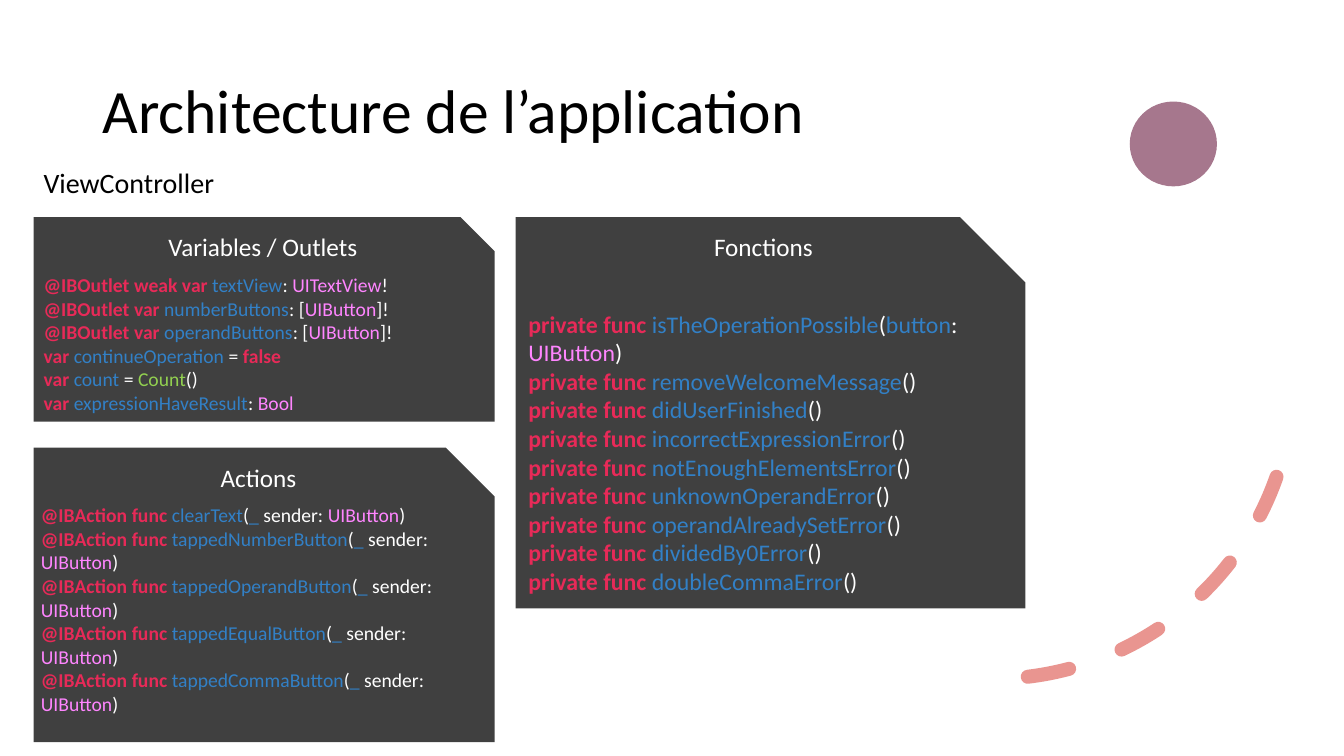
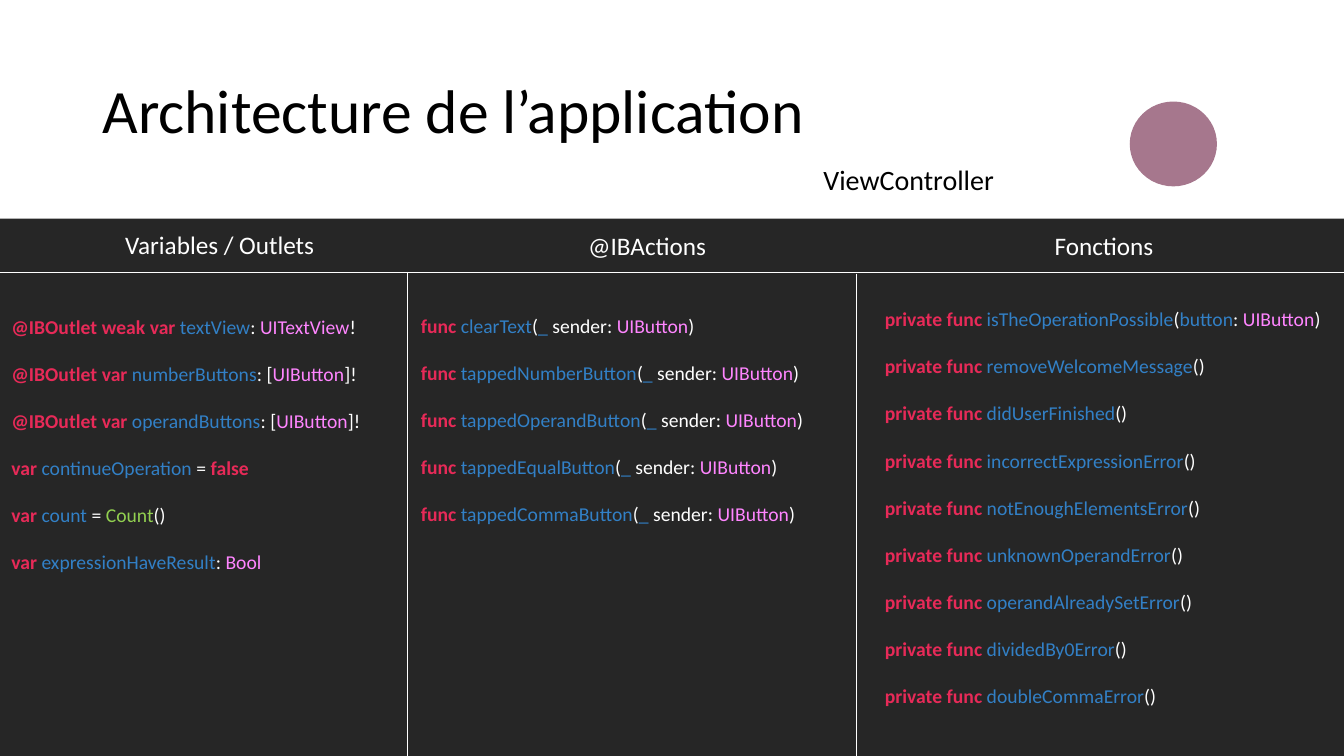
Before and after one commit to MickaeliOS/OpenClassrooms-P5-CountOnMe, a slide deck: slide 5 of Horn_Mickael_2_presentation_022122.pptx. Drawn at 1344x756 pixels with LibreOffice and Linux fonts; fonts in the diff are those of the drawing. Boxes give left, top, right and bottom in pixels: in the first picture for what was removed or moved away, otherwise in the second. Text is boxed around its words. In the diff, an @@ line names an element or a change of style, - is before the commit and + after.

```diff
--- a/Horn_Mickael_2_presentation_022122.pptx
+++ b/Horn_Mickael_2_presentation_022122.pptx
@@ text "ViewController": place and size @@
-text "ViewController" at (44,173,214,194)
+text "ViewController" at (823,170,993,191)
@@ rectangle added at (0,219,1344,756), fill #262626 @@
@@ snip rect removed at (33,218,494,422) @@
@@ text "Variables / Outlets": place and size @@
-text "Variables / Outlets" at (168,238,357,256)
+text "Variables / Outlets" at (125,236,314,254)
@@ snip rect removed at (516,218,1026,609) @@
@@ text added at (588,237,706,258), 18 pt, text #FFFFFF @@
+@IBActions
@@ text "Fonctions": place and size @@
-text "Fonctions" at (714,238,813,256)
+text "Fonctions" at (1055,237,1154,255)
@@ line added from (0, 272) to (1344, 272), #FFFFFF 0.5 pt @@
@@ line added from (407, 272) to (407, 756), #FFFFFF 0.5 pt @@
@@ line added from (857, 273) to (857, 756), #FFFFFF 0.5 pt @@
@@ text "@IBOutlet weak var textView: UITextView!" rewrapped from (44,278,392,413) to (11,320,360,572) @@
@@ text at (421,319,803,524): text changed @@
-@IBAction func clearText(_ sender: UIButton)
-@IBAction func tappedNumberButton(_ sender: UIButton)
-@IBAction func tappedOperandButton(_ sender: UIButton)
-@IBAction func tappedEqualButton(_ sender: UIButton)
-@IBAction func tappedCommaButton(_ sender: UIButton)
+func clearText(_ sender: UIButton)
+func tappedNumberButton(_ sender: UIButton)
+func tappedOperandButton(_ sender: UIButton)
+func tappedEqualButton(_ sender: UIButton)
+func tappedCommaButton(_ sender: UIButton)
@@ text "private func isTheOperationPossible(button: UIButton)": place and size @@
-text "private func isTheOperationPossible(button: UIButton)" at (528,316,958,594)
+text "private func isTheOperationPossible(button: UIButton)" at (885,312,1320,706)
@@ text "private func isTheOperationPossible(button: UIButton)" at (885,312,1320,706): size 17 to 14 pt @@
@@ snip rect removed at (33,448,494,742) @@
@@ text removed at (221,469,297,487) @@
-Actions
@@ freeform shape removed at (14,630,210,756) @@
```
Also in this commit, not shown: 4 other slides changed, 2 slides added, 3 other files.
